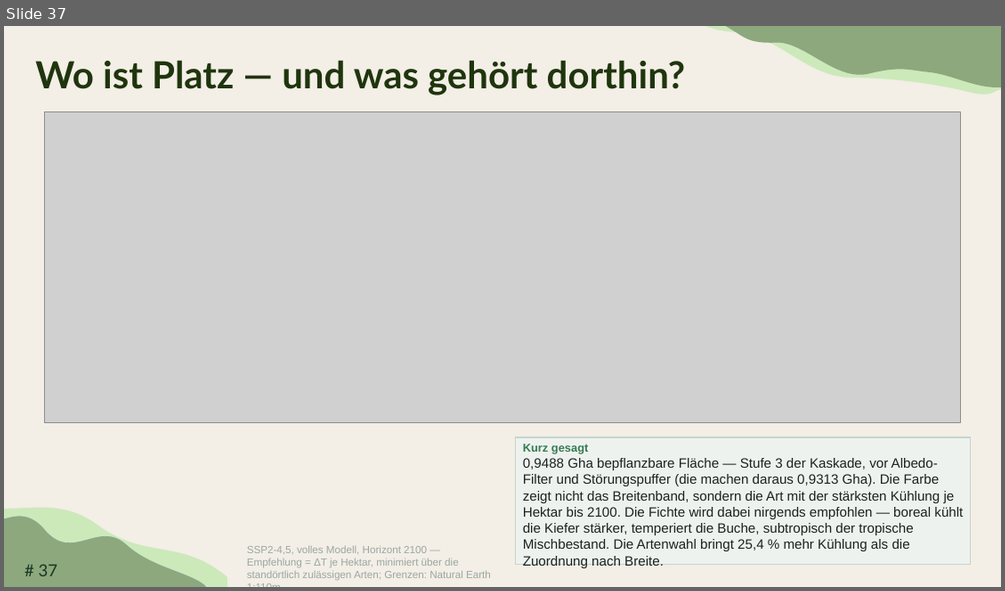
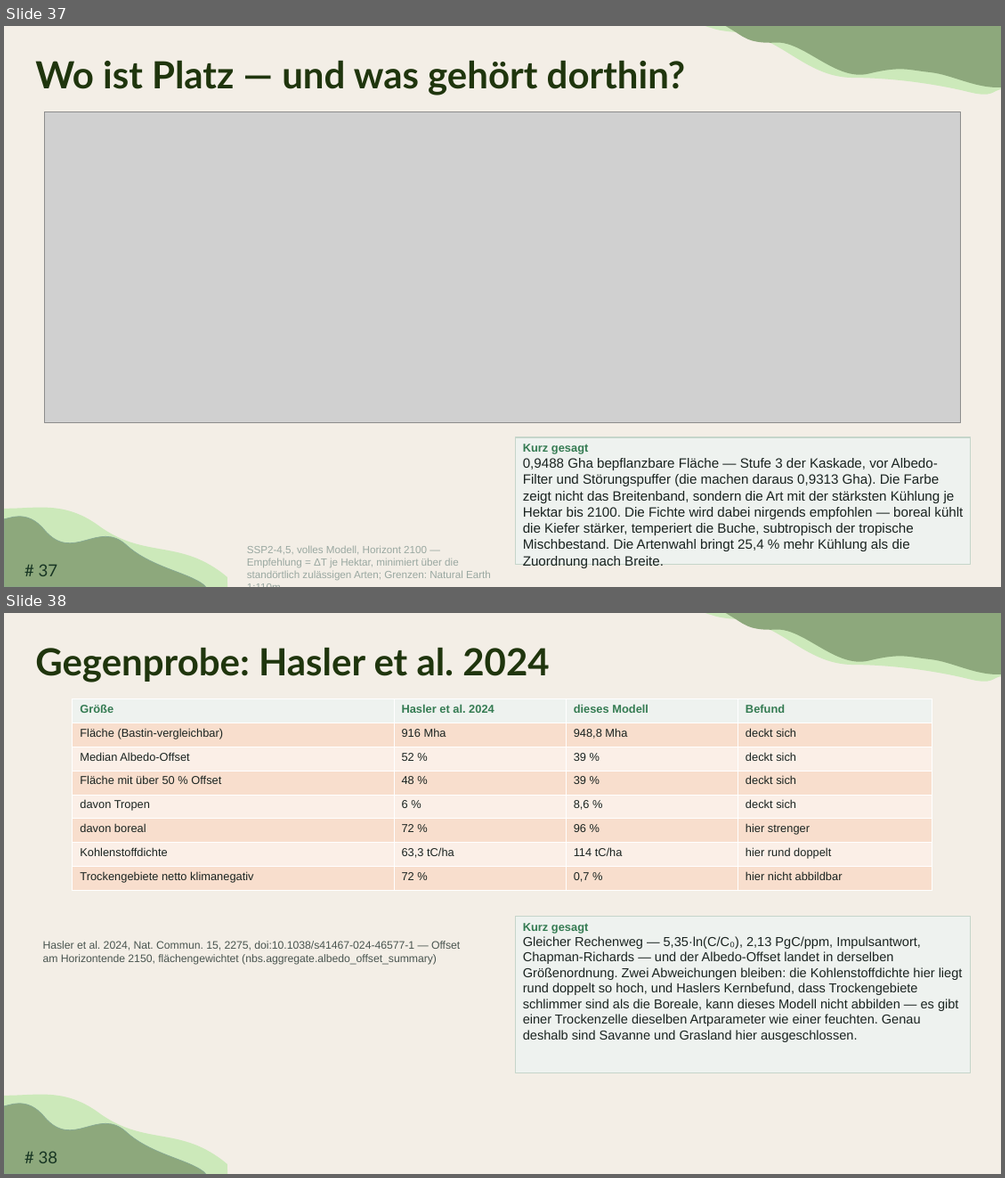
Before and after one commit to TimoDiepers/woodway, a slide deck: docs/slides/dissvortrag.pptx. Shown one above the other, each under a label of ours: slide 37 before the commit, slides 37 and 38 after it. The pictures are 1005x591 and 1005x1178 pixels, drawn with LibreOffice and Linux fonts; fonts in the diff are those of the drawing; grey boxes stand for pictures. Boxes give left, top, right and bottom in pixels: in the first picture for what was removed or moved away, otherwise in the second. Text is boxed around its words. In the diff, an @@ line names an element or a change of style, - is before the commit and + after.

Commit message:
feat(slides): Hasler comparison slide, cascade caveat, source row
New slide 38 "Gegenprobe: Hasler et al. 2024" between the planting map and
the reverse calculation: the seven comparable numbers side by side, with the
verdict per row. Four agree, boreal comes out stricter here, and two are
declared divergences (carbon density, drylands).

Slide 35 gains the sentence that keeps its own number honest: the cascade's
albedo step removes cells without a break-even (1.8%), it does not discount
the carbon of the rest. Hasler computes that discount and halves the same
area. Both are right; a listener should not have to work out that they are
different questions.

Backup source table gains the Hasler row.

```diff
--- a/docs/slides/dissvortrag.pptx
+++ b/docs/slides/dissvortrag.pptx
@@ slide 38 added at [4, 613, 1001, 1174], background #F3EEE6; not listed: 5 template elements that a slide beside it also shows @@
@@ title added at [35, 647, 549, 682], 36 pt, text #1F350D, bold @@
+Gegenprobe: Hasler et al. 2024
@@ table added at [73, 699, 933, 891], 8 rows, 4 columns @@
+Größe | Hasler et al. 2024 | dieses Modell | Befund
+Fläche (Bastin-vergleichbar) | 916 Mha | 948,8 Mha | deckt sich
+Median Albedo-Offset | 52 % | 39 % | deckt sich
+Fläche mit über 50 % Offset | 48 % | 39 % | deckt sich
+davon Tropen | 6 % | 8,6 % | deckt sich
+davon boreal | 72 % | 96 % | hier strenger
+Kohlenstoffdichte | 63,3 tC/ha | 114 tC/ha | hier rund doppelt
+Trockengebiete netto klimanegativ | 72 % | 0,7 % | hier nicht abbildbar
@@ rectangle added at [516, 916, 971, 1073], fill #EEF2EF, outline #C5D5CA 1 pt, 12.5 pt, text #1A2320 @@
+Kurz gesagt
+Gleicher Rechenweg — 5,35·ln(C/C₀), 2,13 PgC/ppm, Impulsantwort, Chapman-Richards — und der Albedo-Offset landet in derselben Größenordnung. Zwei Abweichungen bleiben: die Kohlenstoffdichte hier liegt rund doppelt so hoch, und Haslers Kernbefund, dass Trockengebiete schlimmer sind als die Boreale, kann dieses Modell nicht abbilden — es gibt einer Trockenzelle dieselben Artparameter wie einer feuchten. Genau deshalb sind Savanne und Grasland hier ausgeschlossen.
@@ text added at [43, 941, 460, 965], 10.5 pt, text #4A5550 @@
+Hasler et al. 2024, Nat. Commun. 15, 2275, doi:10.1038/s41467-024-46577-1 — Offset am Horizontende 2150, flächengewichtet (nbs.aggregate.albedo_offset_summary)
```
Also in this commit, not shown: 2 slides changed.
